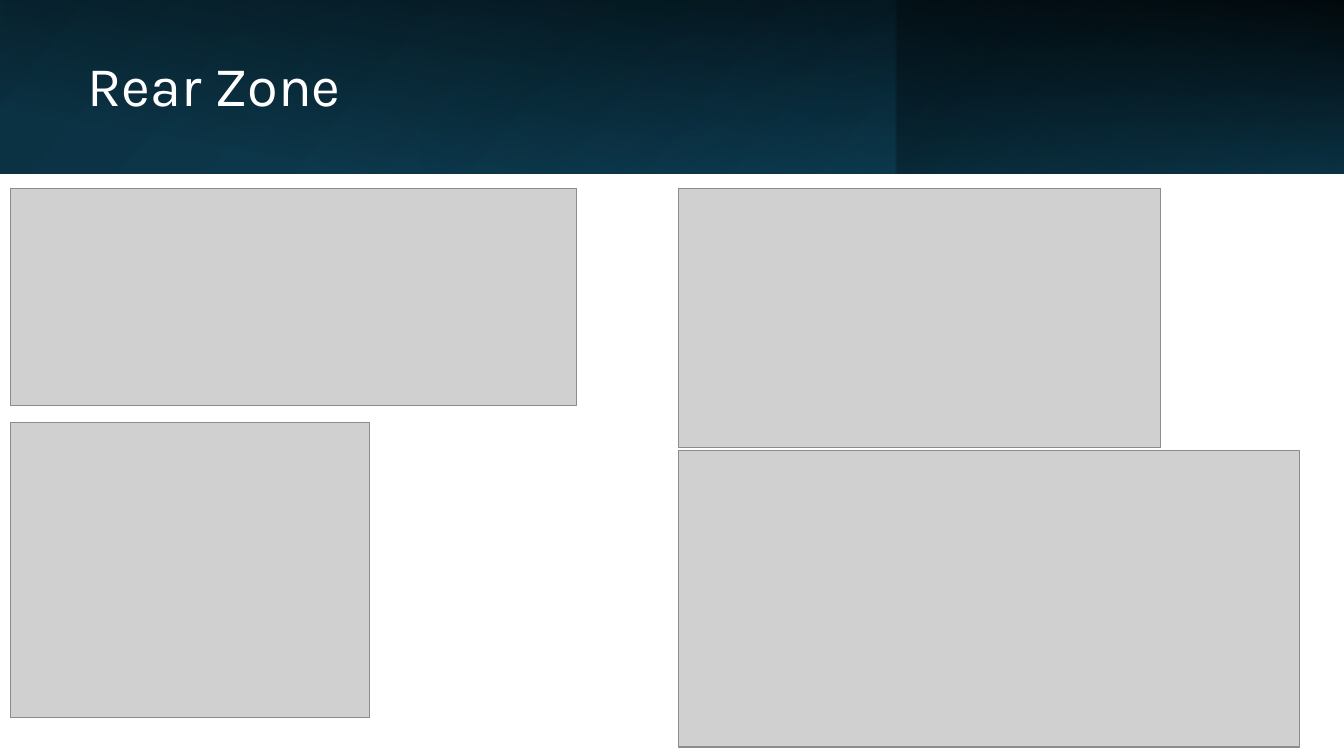
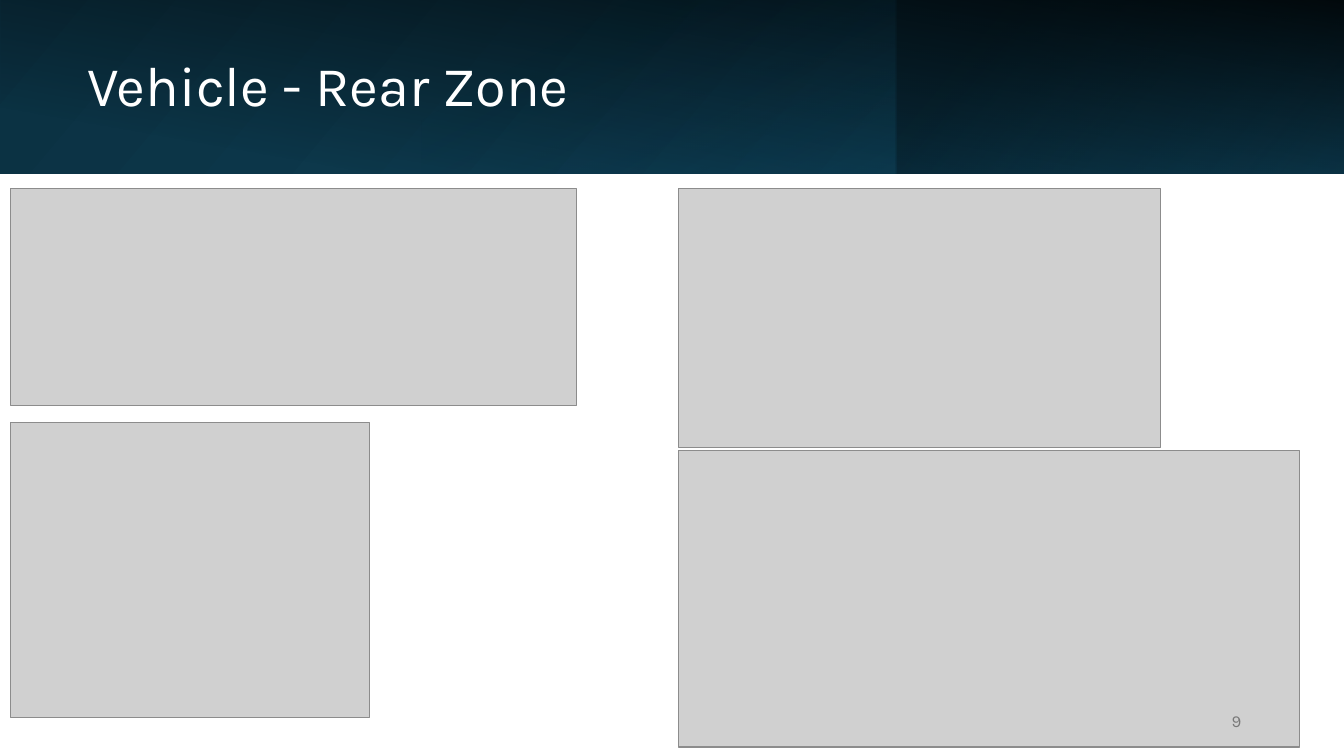
Before and after one commit to LF-RoGu/Model-Base-Systems, a slide deck: slide 9 of Presentation/C-ITS.pptx. Drawn at 1344x756 pixels with LibreOffice and Linux fonts; fonts in the diff are those of the drawing; grey boxes stand for pictures. Boxes give left, top, right and bottom in pixels: in the first picture for what was removed or moved away, otherwise in the second. Text is boxed around its words. In the diff, an @@ line names an element or a change of style, - is before the commit and + after.

```diff
--- a/Presentation/C-ITS.pptx
+++ b/Presentation/C-ITS.pptx
@@ title at <box>87,67,569,107</box>: text changed @@
-Rear Zone
+Vehicle - Rear Zone
@@ page number added at <box>1232,716,1242,727</box>, 12 pt, text #797979 @@
+9
```
Also in this commit, not shown: 21 other slides changed, 3 slides added, 1 other file.
